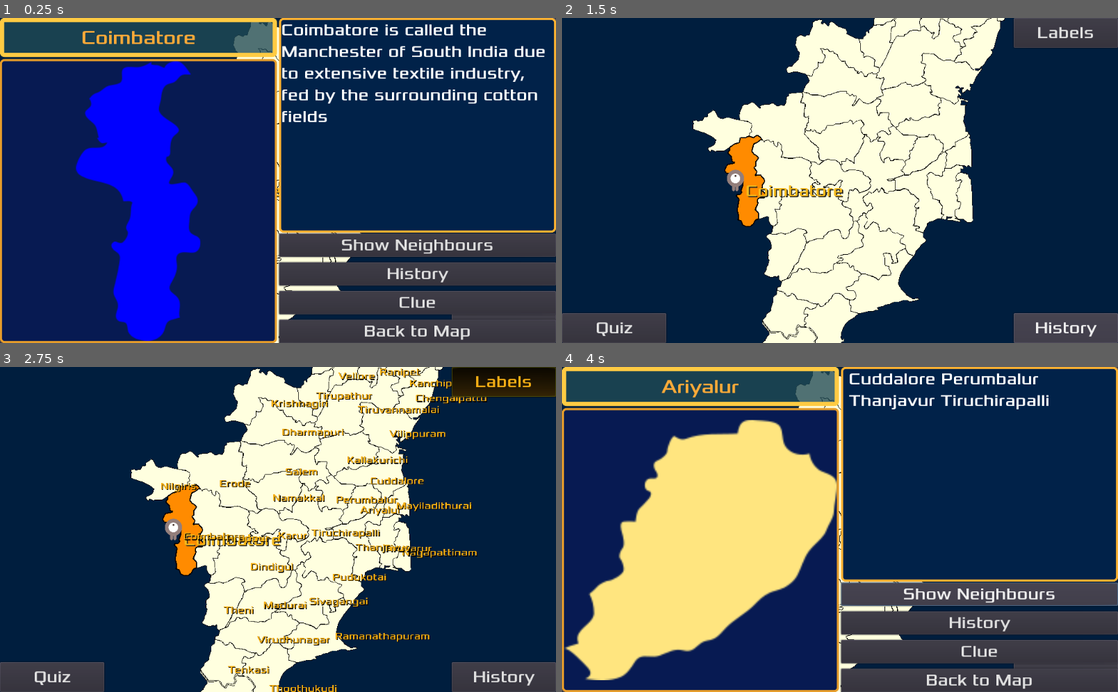
Above: before the commit, frames 1-4 (two rows, left to right).
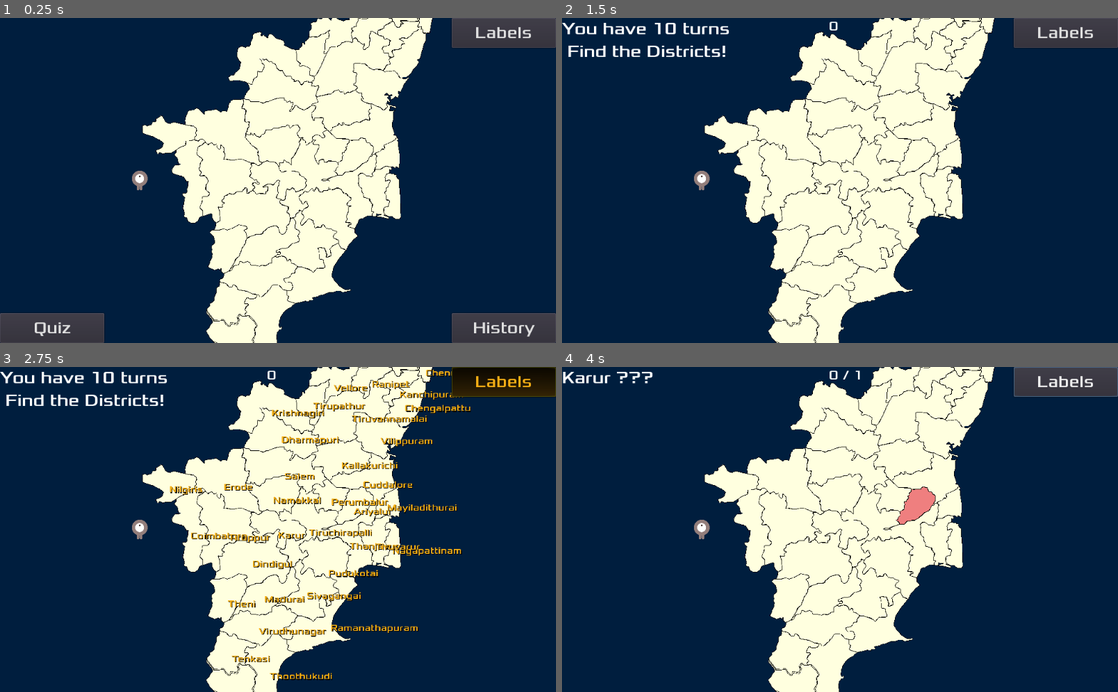
Above: after the commit, the same moments.

Repository: sharun-s/godot-tn
Game: Godot game, scene res://Node2D.tscn
Two runs of this game, one before a commit and one after it. Both use one fixed random seed, a clock stepped at 60 frames per second and the inputs below.
Inputs (mouse positions are in pixels of both pictures, inside the frame that each line leads up to):
- Up to frame 1 (0.25 s): no input
- Up to frame 2 (1.5 s): click "Quiz" at 0.5 s; click (1067, 326) at 1.25 s, where only the run before the commit has a clickable "History"
- Up to frame 3 (2.75 s): click "Labels" at 2 s
- Up to frame 4 (4 s): tap Enter at 2.75 s; drag from (923, 503) to (734, 526) at 2.77 s; click (979, 594) at 3.5 s, where only the run before the commit has a clickable "Show Neighbours"

The runs differ from the first frame. In frame 1, 62% of the frame differs, in the area x 0-100%, y 0-100%; in frame 2, 13%; in frame 3, 20%; in frame 4, 67%.

Commit message:
camera cleanup sticking to landscape mode on desktop and mobile for simplicity moved unused compass code to compass.gd added splash

Diff:
--- a/Camera2D.gd
+++ b/Camera2D.gd
@@ -7,49 +7,18 @@
 var zoom_duration=0.2
 var events={}
 var last_drag_distance=0
-onready var tween: Tween = $Tween
-var screen_size
 
 func _ready():
-	screen_size = get_viewport_rect().size
+	pass
 
 func _unhandled_input(event):
-#	if event is InputEventScreenTouch:
-#		if event.pressed:
-#			events[event.index]=event
-#		else:
-#			events.erase(event.index)
 
 	if event.is_action_pressed("zoom_in"):
 		zoom_level = clamp(zoom_level - zoom_factor, min_zoom, max_zoom)
 		zoom = Vector2(zoom_level, zoom_level)
 		get_parent().get_node("Label").rect_scale=zoom
-#		tween.interpolate_property(self,"zoom",zoom,Vector2(zoom_level, zoom_level),
-#		zoom_level, zoom_duration, tween.TRANS_LINEAR,
-#		# Easing out means we start fast and slow down as we reach the target value.
-#		tween.EASE_OUT)
-		#tween.start()
+
 	if event.is_action_pressed("zoom_out"):
 		zoom_level = clamp(zoom_level + zoom_factor, min_zoom, max_zoom)
 		zoom = Vector2(zoom_level, zoom_level)
 		get_parent().get_node("Label").rect_scale=zoom
-#		tween.interpolate_property(self,"zoom",zoom,Vector2(zoom_level, zoom_level),
-#		zoom_level, zoom_duration, tween.TRANS_SINE,
-#		# Easing out means we start fast and slow down as we reach the target value.
-#		tween.EASE_OUT)
-#		tween.start()
-#	if event is InputEventScreenDrag:
-#		events[event.index]=event
-#		#if events.size() == 1:
-#		#	position+=event.relative.rotated(rotation) * zoom.x
-#		#	position.x=clamp(position.x, 0, screen_size.x)
-#		#	position.y=clamp(position.y, -200, screen_size.y+200)
-#		if events.size() == 2:
-#			var ekeys=events.keys()
-#			var drag_distance=events[ekeys[1]].position.distance_to(events[ekeys[0]].position)
-#			print(drag_distance)
-#			if abs(drag_distance - last_drag_distance) > 10: #sensitivity
-#				var new_zoom=(1+zoom_factor) if drag_distance < last_drag_distance else (1-zoom_factor)
-#				zoom_level = clamp(new_zoom, min_zoom, max_zoom)
-#				zoom = Vector2(zoom_level, zoom_level)
-#				last_drag_distance=drag_distance
--- a/Node2D.tscn
+++ b/Node2D.tscn
@@ -11,7 +11,7 @@
 font_data = ExtResource( 3 )
 
 [sub_resource type="DynamicFont" id=2]
-size = 28
+size = 32
 font_data = ExtResource( 3 )
 
 [sub_resource type="DynamicFont" id=3]
@@ -44,8 +44,6 @@
 [node name="Camera2D" type="Camera2D" parent="."]
 current = true
 script = ExtResource( 2 )
-
-[node name="Tween" type="Tween" parent="Camera2D"]
 
 [node name="Player" parent="Camera2D" instance=ExtResource( 6 )]
 scale = Vector2( 1.4, 1.4 )
--- a/TN.gd
+++ b/TN.gd
@@ -108,33 +108,6 @@
 	#Color(rng.randf_range(0.1,0.54), rng.randf_range(0.3,0.8), rng.randf_range(0.2,0.91))
 	return main
 
-var compass_colors={
-	North=[Color.orange,'N'],
-	South=[Color.violet, 'S'],
-	East=['00bb99', 'E'],
-	West=["0099bb", 'W']
-}
-
-func hide_compass():
-	$HUD/E.hide()
-	$HUD/N.hide()
-	$HUD/W.hide()
-	$HUD/S.hide()
-
-func show_compass():
-	$HUD/E.show()
-	$HUD/N.show()
-	$HUD/W.show()
-	$HUD/S.show()
-
-func _compass_toggled(pressed, dir):
-	if game_in_progress==0:
-		if pressed:
-			get_node("HUD/"+compass_colors[dir][1])['modulate']=compass_colors[dir][0]
-			get_tree().set_group(dir, 'modulate', compass_colors[dir][0])
-		else:
-			get_node("HUD/"+compass_colors[dir][1])['modulate']=Color(1.0,1.0,1.0)
-			get_tree().set_group(dir, 'modulate', Color(1.0,1.0,1.0))
 
 func create_polygons(s:Sprite):
 	var b=BitMap.new()
@@ -194,13 +167,11 @@
 		add_child(a2d)
 		add_label(district, x, y, w, h, "dlabels")
 		a2d.connect('input_event', self, 'on_district_select',[district])
-	$HUD/N.connect("toggled", self, "_compass_toggled", ["North"])
-	$HUD/S.connect("toggled",self, "_compass_toggled", ["South"])
-	$HUD/E.connect("toggled",self, "_compass_toggled", ["East"])
-	$HUD/W.connect("toggled",self, "_compass_toggled", ["West"])
+
 	$Camera2D.position=get_node('Karur').position
-	$Camera2D/Gopal.position=Vector2(-1*get_viewport().size.x/2+50,0)
-	$Camera2D.zoom=Vector2(2.4, 2.4)
+	$Camera2D/Gopal.position=Vector2(-1*get_viewport().size.x/2-150,0)
+	print(get_viewport_rect().size)#.y/get_viewport_rect().size.x)
+	$Camera2D.zoom=Vector2(2.6, 2.6)
 	$Label.rect_scale=$Camera2D.zoom
 
 
@@ -502,7 +473,7 @@
 	$HUD/Button.show()
 	$HUD/Learn.show()
 	$Camera2D.position=get_node('Karur').position
-	show_compass()
+	#show_compass()
 	game_in_progress=0
 	update() # redraw borders
 	#var tree=get_tree()
@@ -559,7 +530,7 @@
 		$HUD/Learn.hide()
 	else:
 		borders(false)
-	hide_compass()
+	#hide_compass()
 	if selected_district!='':
 		deselect()
 		$Label.text=''
@@ -649,49 +620,6 @@
 func _on_TN_ready():
 	$Timer.start(1)
 	yield($Timer,"timeout")
-	var rd=get_node('Tiruvannamalai')
-	var oa=rd.get_overlapping_areas()
-	for i in oa:
-		if i.name=='Gopal':
-			continue
-		i.add_to_group("North")
-	get_node('Chennai').add_to_group('North')
-	get_node('Tiruvallur').add_to_group('North')
-	get_node('Tiruvannamalai').add_to_group('North')
-
-	oa=get_node('Virudhunagar').get_overlapping_areas()
-	for i in oa:
-		if i.name=='Gopal':
-			continue
-		i.add_to_group("South")
-	get_node('Virudhunagar').add_to_group('South')
-	oa=get_node('Tirunelveli').get_overlapping_areas()
-	for i in oa:
-		if i.name=='Gopal':
-			continue
-		i.add_to_group("South")
-	get_node('Tirunelveli').add_to_group('South')
-
-	oa=get_node('Ariyalur').get_overlapping_areas()
-	for i in oa:
-		if i.name=='Gopal':
-			continue
-		i.add_to_group("East")
-	get_node('Ariyalur').add_to_group('East')
-	get_node('Pudukotai').add_to_group('East')
-	get_node('Tiruvarur').add_to_group('East')
-	get_node('Mayiladithurai').add_to_group('East')
-	get_node('Nagapattinam').add_to_group('East')
-
-	oa=get_node('Tiruppur').get_overlapping_areas()
-	for i in oa:
-		if i.name=='Gopal':
-			continue
-		i.add_to_group("West")
-	get_node('Tiruppur').add_to_group('West')
-	get_node('Namakkal').add_to_group('West')
-	get_node('Salem').add_to_group('West')
-	get_node('Nilgiris').add_to_group('West')
 	#if OS.get_name()=='Android':
 	#	$HUD/Message.anchor_left=.45
 	district_animator=cell.instance()
@@ -714,6 +642,7 @@
 		if i.name !='Gopal':
 			n.append(i.name)
 	return n
+
 var years=["1956","1965","1974","1979","1985",
 "1985x2","1986","1989","1991",
 "1993","1995","1996","1997","1997x2",
--- /dev/null
+++ b/compass.gd
@@ -0,0 +1,78 @@
+var compass_colors={
+	North=[Color.orange,'N'],
+	South=[Color.violet, 'S'],
+	East=['00bb99', 'E'],
+	West=["0099bb", 'W']
+}
+
+func hide_compass():
+	$HUD/E.hide()
+	$HUD/N.hide()
+	$HUD/W.hide()
+	$HUD/S.hide()
+
+func show_compass():
+	$HUD/E.show()
+	$HUD/N.show()
+	$HUD/W.show()
+	$HUD/S.show()
+
+func _compass_toggled(pressed, dir):
+	if game_in_progress==0:
+		if pressed:
+			get_node("HUD/"+compass_colors[dir][1])['modulate']=compass_colors[dir][0]
+			get_tree().set_group(dir, 'modulate', compass_colors[dir][0])
+		else:
+			get_node("HUD/"+compass_colors[dir][1])['modulate']=Color(1.0,1.0,1.0)
+			get_tree().set_group(dir, 'modulate', Color(1.0,1.0,1.0))
+
+func _ready():
+	$HUD/N.connect("toggled", self, "_compass_toggled", ["North"])
+	$HUD/S.connect("toggled",self, "_compass_toggled", ["South"])
+	$HUD/E.connect("toggled",self, "_compass_toggled", ["East"])
+	$HUD/W.connect("toggled",self, "_compass_toggled", ["West"])
+
+func _on_TN_ready():
+	var rd=get_node('Tiruvannamalai')
+	var oa=rd.get_overlapping_areas()
+	for i in oa:
+		if i.name=='Gopal':
+			continue
+		i.add_to_group("North")
+	get_node('Chennai').add_to_group('North')
+	get_node('Tiruvallur').add_to_group('North')
+	get_node('Tiruvannamalai').add_to_group('North')
+
+	oa=get_node('Virudhunagar').get_overlapping_areas()
+	for i in oa:
+		if i.name=='Gopal':
+			continue
+		i.add_to_group("South")
+	get_node('Virudhunagar').add_to_group('South')
+	oa=get_node('Tirunelveli').get_overlapping_areas()
+	for i in oa:
+		if i.name=='Gopal':
+			continue
+		i.add_to_group("South")
+	get_node('Tirunelveli').add_to_group('South')
+
+	oa=get_node('Ariyalur').get_overlapping_areas()
+	for i in oa:
+		if i.name=='Gopal':
+			continue
+		i.add_to_group("East")
+	get_node('Ariyalur').add_to_group('East')
+	get_node('Pudukotai').add_to_group('East')
+	get_node('Tiruvarur').add_to_group('East')
+	get_node('Mayiladithurai').add_to_group('East')
+	get_node('Nagapattinam').add_to_group('East')
+
+	oa=get_node('Tiruppur').get_overlapping_areas()
+	for i in oa:
+		if i.name=='Gopal':
+			continue
+		i.add_to_group("West")
+	get_node('Tiruppur').add_to_group('West')
+	get_node('Namakkal').add_to_group('West')
+	get_node('Salem').add_to_group('West')
+	get_node('Nilgiris').add_to_group('West')
--- a/project.godot
+++ b/project.godot
@@ -12,12 +12,18 @@
 
 config/name="tn"
 run/main_scene="res://Node2D.tscn"
+boot_splash/image="res://tn-icon.png"
+boot_splash/fullsize=false
+boot_splash/bg_color=Color( 0, 0.121569, 0.247059, 1 )
 config/icon="res://tn-icon-centered.png"
+
+[debug]
+
+settings/stdout/verbose_stdout=true
 
 [display]
 
 window/size/fullscreen=true
-window/handheld/orientation="sensor"
 
 [input]
 
